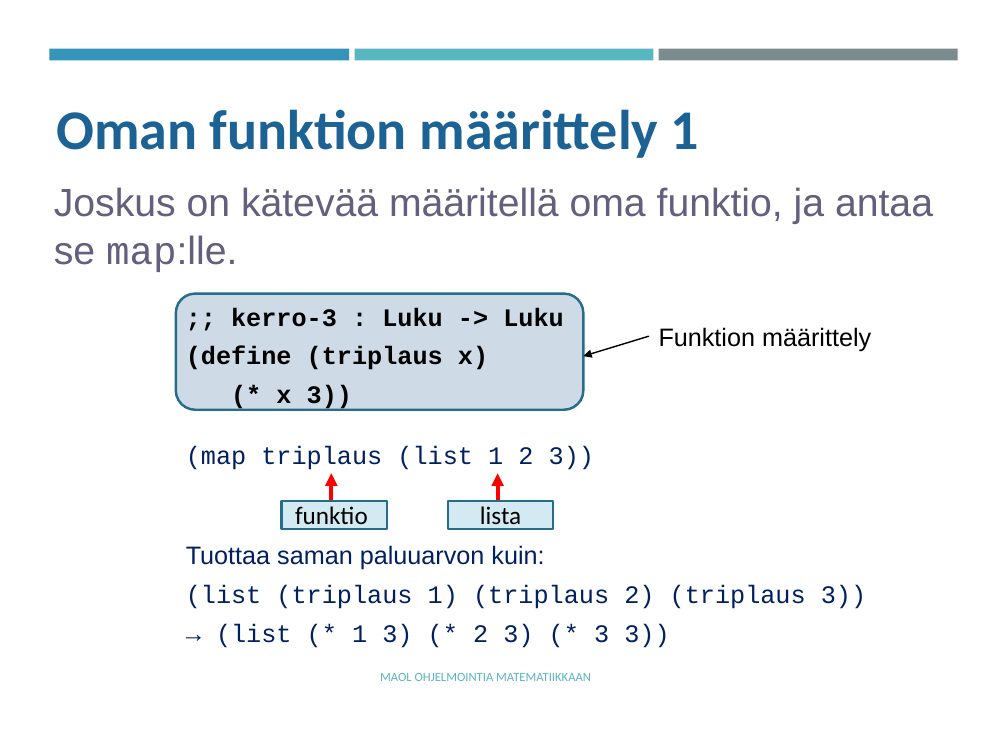
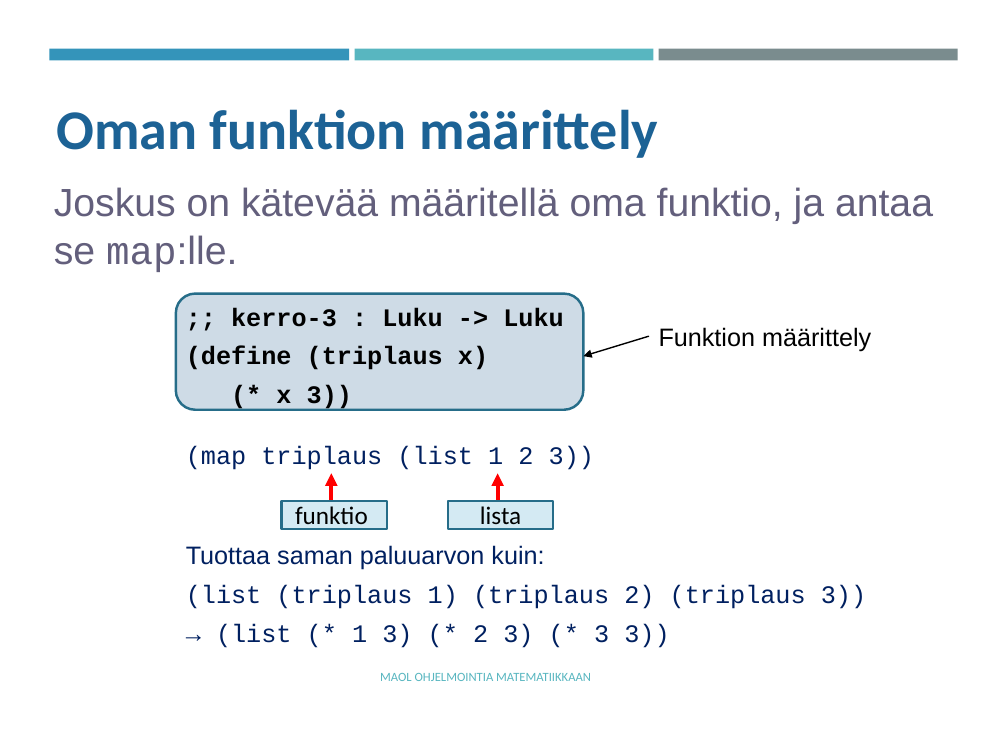
Before and after one commit to tyynetyyne/tyynetyyne.github.io, a slide deck: slide 16 of tehtavat/tiedostot/maol/power_point/Racket-MAOL-9-listat.pptx (slide 14 before the commit). Drawn at 1008x756 pixels with LibreOffice and Linux fonts; fonts in the diff are those of the drawing. Boxes give left, top, right and bottom in pixels: in the first picture for what was removed or moved away, otherwise in the second. Text is boxed around its words. In the diff, an @@ line names an element or a change of style, - is before the commit and + after.

```diff
--- a/tehtavat/tiedostot/maol/power_point/Racket-MAOL-9-listat.pptx
+++ b/tehtavat/tiedostot/maol/power_point/Racket-MAOL-9-listat.pptx
@@ text at (56,109,659,158): text changed @@
-Oman funktion määrittely 1
+Oman funktion määrittely
```
Also in this commit, not shown: 5 other slides changed, 11 slides added, 2 slides removed, 2 other files.
